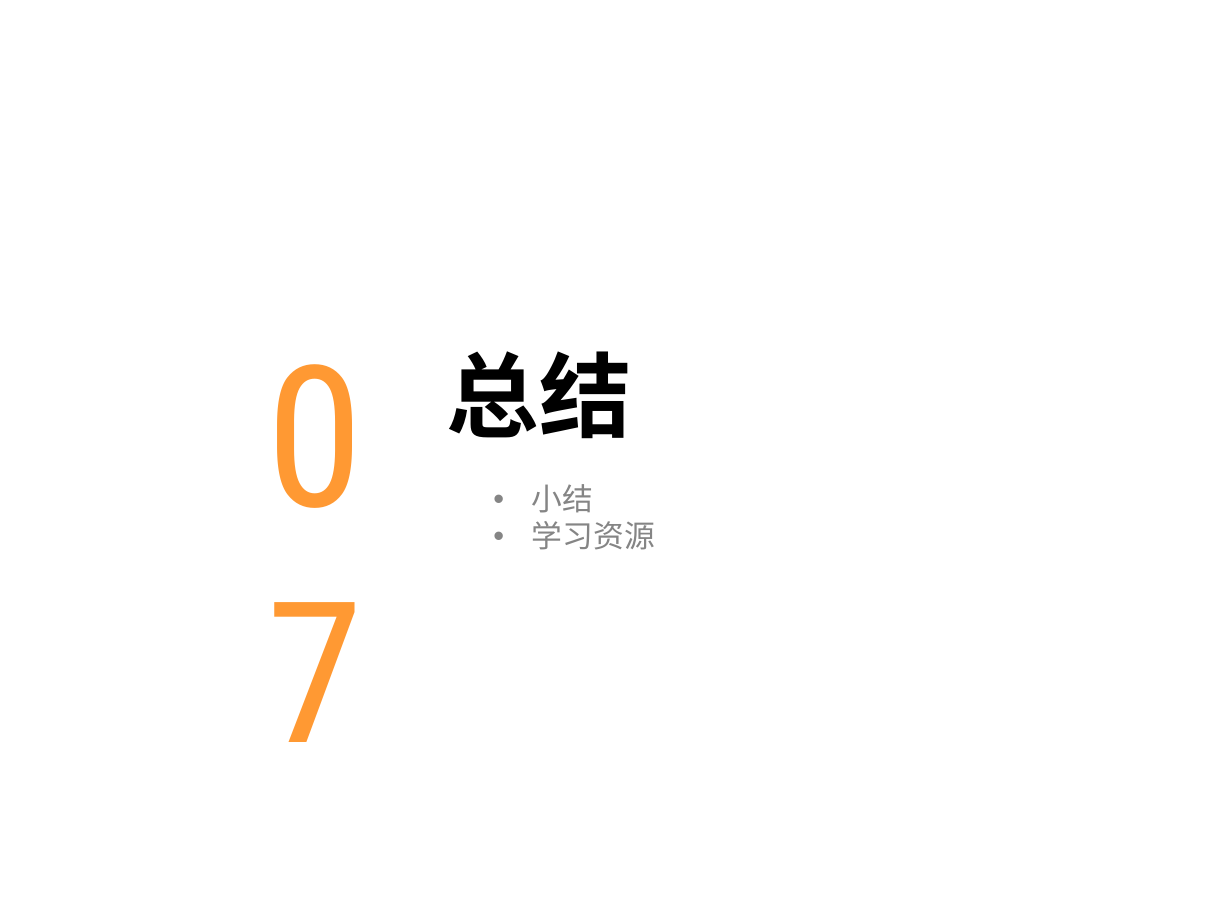
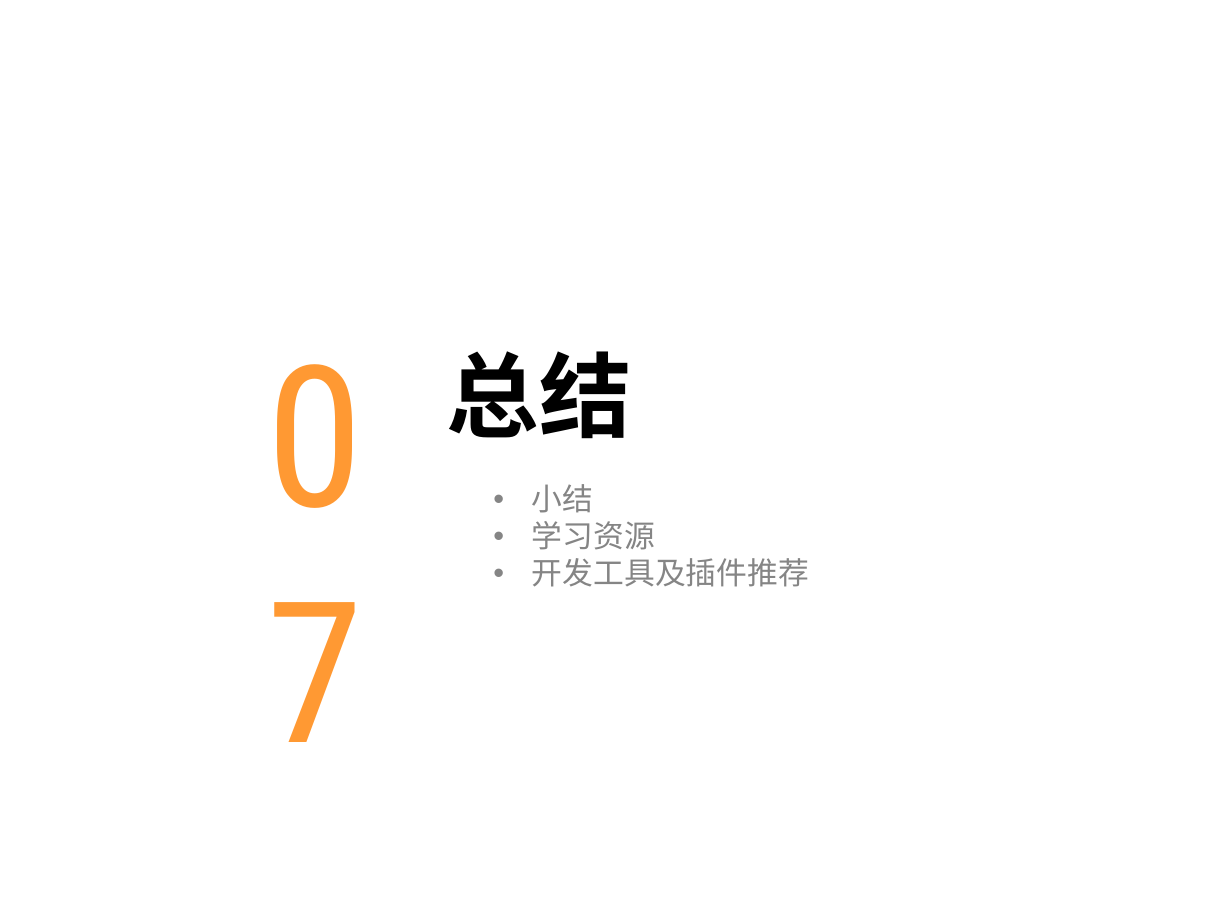
Before and after one commit to chenqiuli/JY-peixun-1, a slide deck: slide 33 of PPT内容-20240103-2.pptx. Drawn at 1232x924 pixels with LibreOffice and Linux fonts; fonts in the diff are those of the drawing; background and template pictures are left out. Boxes give left, top, right and bottom in pixels: in the first picture for what was removed or moved away, otherwise in the second. Text is boxed around its words. In the diff, an @@ line names an element or a change of style, - is before the commit and + after.

```diff
--- a/PPT内容-20240103-2.pptx
+++ b/PPT内容-20240103-2.pptx
@@ text at bbox=[532, 558, 809, 587]: paragraph added @@
+  • 开发工具及插件推荐
```
Also in this commit, not shown: 15 other slides changed, 1 slide added, 6 other files.
